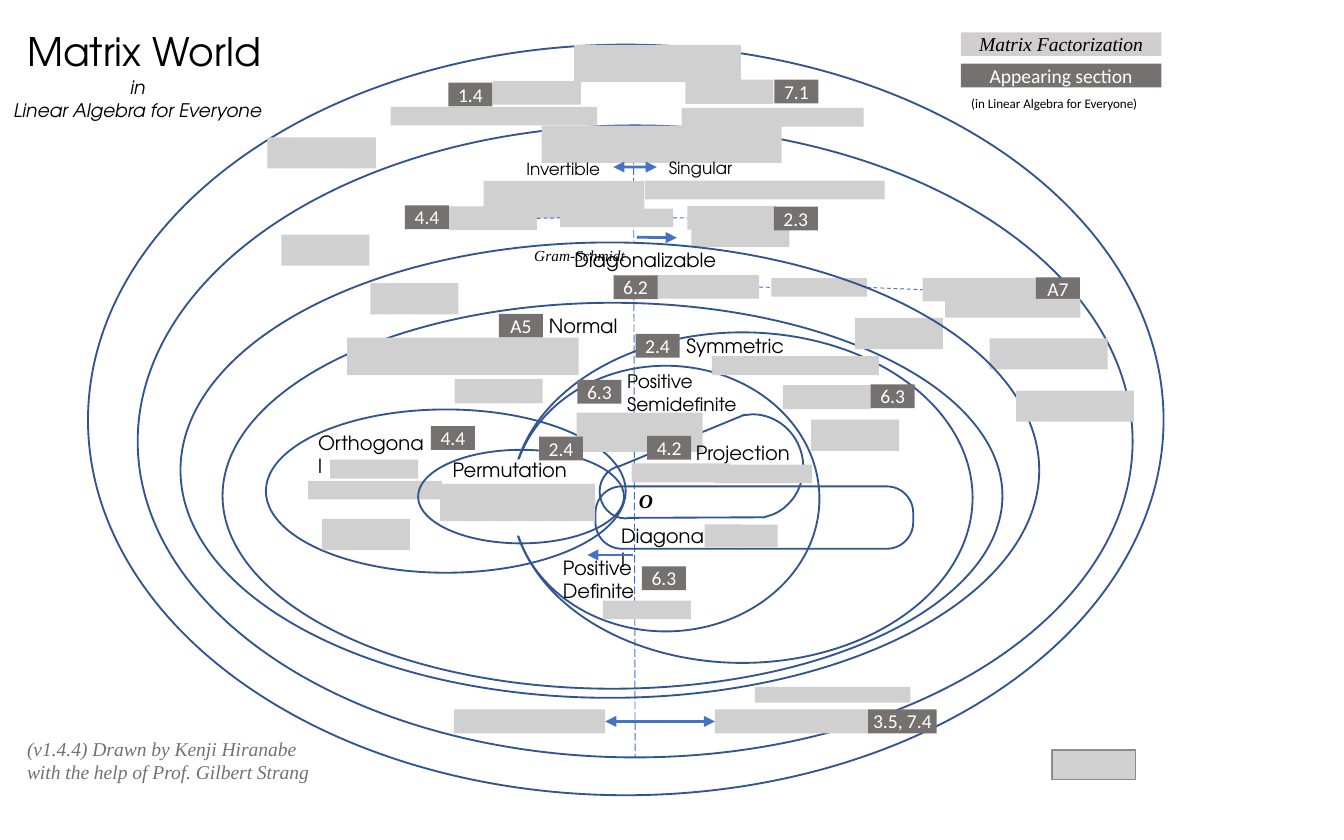
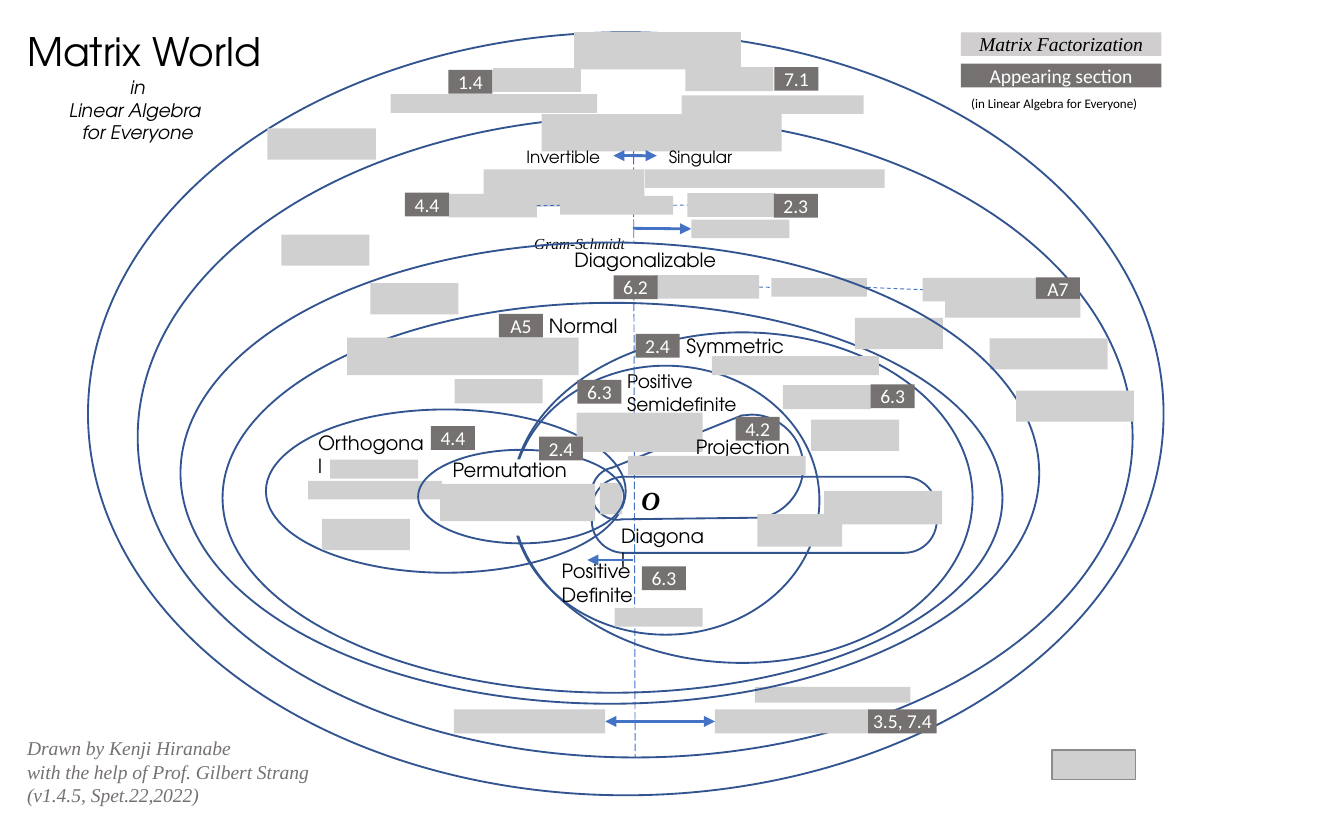
Before and after one commit to kenjihiranabe/The-Art-of-Linear-Algebra, a slide deck: slide 2 of MatrixWorld.pptx. Drawn at 1344x840 pixels with LibreOffice and Linux fonts; fonts in the diff are those of the drawing; grey boxes stand for pictures; background and template pictures are left out. Boxes give left, top, right and bottom in pixels: in the first picture for what was removed or moved away, otherwise in the second. Text is boxed around its words. In the diff, an @@ line names an element or a change of style, - is before the commit and + after.

```diff
--- a/MatrixWorld.pptx
+++ b/MatrixWorld.pptx
@@ ellipse: place and size @@
-ellipse at <box>87,44,1163,796</box>
+ellipse at <box>87,32,1163,796</box>
@@ text at <box>69,103,201,143</box>: text changed @@
-Linear Algebra for Everyone
+Linear Algebra
+for Everyone
@@ ellipse: place and size @@
-ellipse at <box>137,125,1132,757</box>
+ellipse at <box>137,117,1132,758</box>
@@ 2 rectangles, 2 pictures, 1 text: place and size @@
-2 rectangles, 2 pictures, 1 text at <box>405,108,863,265</box>
+2 rectangles, 2 pictures, 1 text at <box>405,95,863,253</box>
@@ 11 pictures, 2 texts, 2 rectangles, 2 lines, 1 double arrow: place and size @@
-11 pictures, 2 texts, 2 rectangles, 2 lines, 1 double arrow at <box>267,44,884,247</box>
+11 pictures, 2 texts, 2 rectangles, 2 lines, 1 double arrow at <box>267,32,884,238</box>
@@ arrow moved from (677, 238) - (637, 238) to (691, 228) - (633, 228) @@
@@ ellipse: place and size @@
-ellipse at <box>180,242,1039,698</box>
+ellipse at <box>180,242,1039,703</box>
@@ ellipse: place and size @@
-ellipse at <box>223,302,1003,688</box>
+ellipse at <box>223,302,1003,692</box>
@@ freeform shape: place and size @@
-freeform shape at <box>590,405,813,548</box>
+freeform shape at <box>582,406,813,551</box>
@@ rectangle "4.2": place and size @@
-rectangle "4.2" at <box>646,435,691,460</box>
+rectangle "4.2" at <box>735,417,780,441</box>
@@ text "Projection" rewrapped from <box>696,440,790,470</box> to <box>696,434,790,456</box> @@
@@ rounded rectangle: place and size @@
-rounded rectangle at <box>595,487,913,548</box>
+rounded rectangle at <box>591,477,937,554</box>
@@ picture: place and size @@
-picture at <box>632,464,730,482</box>
+picture at <box>628,456,805,474</box>
@@ picture removed at <box>715,465,813,484</box> @@
@@ picture added at <box>599,482,622,515</box> @@
@@ text "O" at <box>641,492,660,511</box>: size 10.5 to 14 pt @@
@@ picture added at <box>824,491,942,524</box> @@
@@ picture removed at <box>704,524,742,547</box> @@
@@ picture removed at <box>737,524,777,547</box> @@
@@ picture added at <box>758,515,843,547</box> @@
@@ text "Positive": place and size @@
-text "Positive" at <box>563,554,634,608</box>
+text "Positive" at <box>562,558,633,612</box>
@@ arrow moved from (587, 555) - (633, 555) to (587, 560) - (633, 560) @@
@@ picture: place and size @@
-picture at <box>603,601,692,620</box>
+picture at <box>614,607,703,626</box>
@@ text at <box>27,741,231,759</box>: text changed @@
-(v1.4.4) Drawn by Kenji Hiranabe
+Drawn by Kenji Hiranabe
@@ text at <box>27,789,199,806</box>: paragraph added @@
+(v1.4.5, Spet.22,2022)
```
Also in this commit, not shown: 1 other slide changed, 53 other files.
